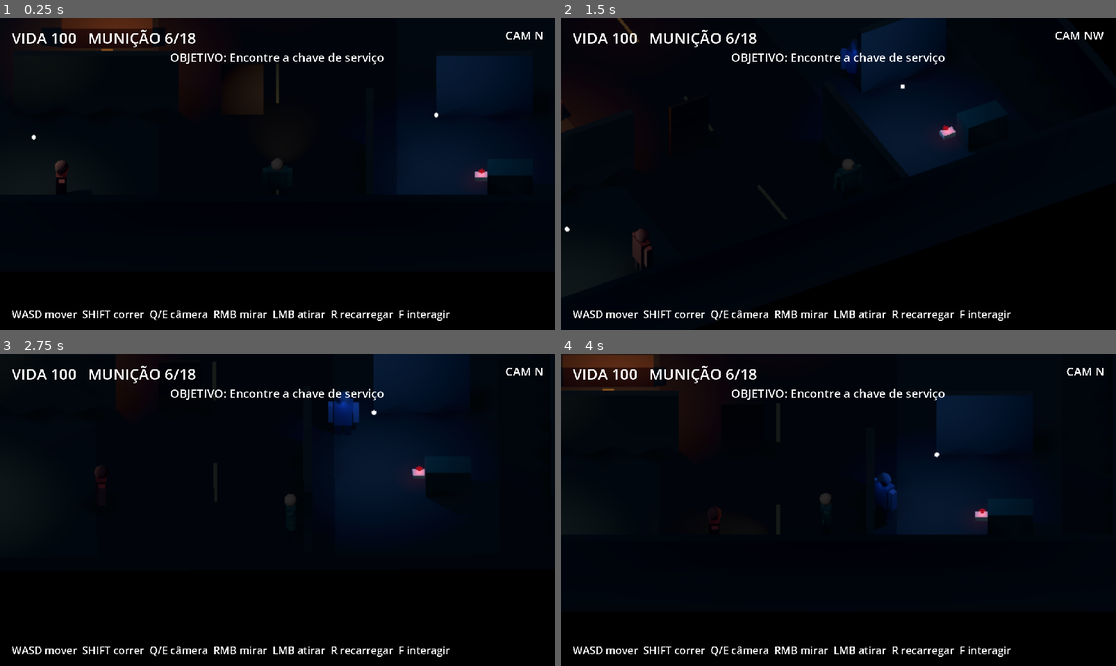
Above: before the commit, frames 1-4 (two rows, left to right).
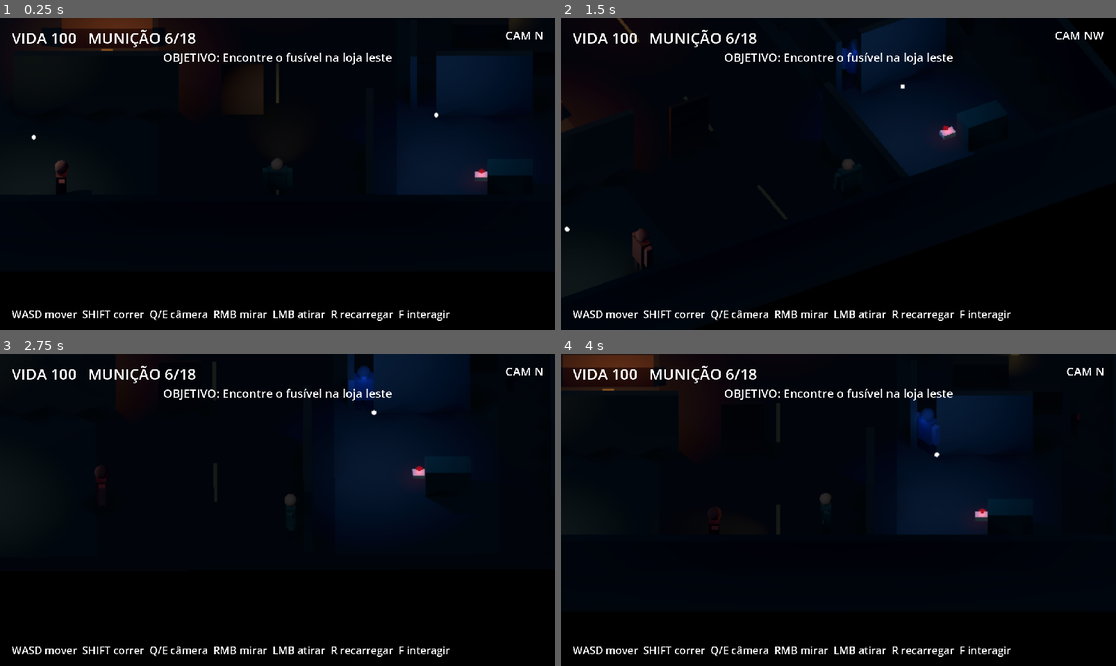
Above: after the commit, the same moments.

Repository: lloupp/night-shift
Game: Godot game, scene res://scenes/main.tscn
Same seed, same stepped clock (60 frames per second), same inputs: the game is played once before the commit and once after it.
Inputs (mouse positions are in pixels of both pictures, inside the frame that each line leads up to):
- Up to frame 1 (0.25 s): no input
- Up to frame 2 (1.5 s): tap Enter at 0.5, 0.6 s; move the mouse to (960, 158) at 0.52 s; hold D 0.53-1.28 s; click (960, 158) at 0.67 s; move the mouse to (727, 189) at 1.27 s; hold S from 1.28 s (still down); tap Q at 1.35 s
- Up to frame 3 (2.75 s): move the mouse to (333, 441) at 2.02 s; release S at 2.03 s; hold D from 2.03 s (still down); tap E at 2.1 s
- Up to frame 4 (4 s): move the mouse to (810, 572) at 2.77 s; release D at 2.78 s; hold W 2.78-3.53 s; tap F at 2.85 s; click (810, 572) at 2.92 s; move the mouse to (1005, 556) at 3.52 s; hold A from 3.53 s (still down); tap R at 3.6 s

The runs differ from the first frame. In frame 1, 0.8% of the frame differs, in the area x 29-94%, y 0-23%; in frame 2, 0.7%; in frame 3, 1.5%, in the area x 29-93%, y 0-23%; in frame 4, 1.4%.

Commit message:
feat: level expansion 06
Add a modular fuse-to-power progression sequence, an east-shop interior, and gated service-key release.

Diff:
--- a/scenes/main.tscn
+++ b/scenes/main.tscn
@@ -1,6 +1,10 @@
-[gd_scene load_steps=2 format=3]
+[gd_scene load_steps=3 format=3]
 
 [ext_resource path="res://scripts/main.gd" type="Script" id="1_main"]
+[ext_resource path="res://scripts/level_expansion_06.gd" type="Script" id="2_progression"]
 
 [node name="Main" type="Node3D"]
 script = ExtResource("1_main")
+
+[node name="LevelExpansion06" type="Node" parent="."]
+script = ExtResource("2_progression")
--- /dev/null
+++ b/scripts/fuse_pickup.gd
@@ -0,0 +1,55 @@
+class_name FusePickup
+extends StaticBody3D
+
+signal collected
+
+@export var key_id := "shop_fuse"
+
+func _ready() -> void:
+	collision_layer = 8
+	collision_mask = 0
+	add_to_group("interactable")
+	_build_visual()
+
+func _build_visual() -> void:
+	var body_mesh := CylinderMesh.new()
+	body_mesh.top_radius = 0.07
+	body_mesh.bottom_radius = 0.07
+	body_mesh.height = 0.30
+	var body_mat := StandardMaterial3D.new()
+	body_mat.albedo_color = Color(0.72, 0.66, 0.45)
+	body_mat.metallic = 0.42
+	body_mat.roughness = 0.44
+	body_mat.emission_enabled = true
+	body_mat.emission = Color(0.14, 0.10, 0.02)
+	body_mat.emission_energy_multiplier = 1.4
+	body_mesh.material = body_mat
+	var body := MeshInstance3D.new()
+	body.mesh = body_mesh
+	body.position.y = 0.19
+	body.rotation_degrees.z = 90.0
+	add_child(body)
+
+	var glow := OmniLight3D.new()
+	glow.position = Vector3(0, 0.28, 0)
+	glow.light_color = Color(0.92, 0.73, 0.28)
+	glow.light_energy = 0.45
+	glow.omni_range = 1.2
+	glow.shadow_enabled = false
+	add_child(glow)
+
+	var shape := BoxShape3D.new()
+	shape.size = Vector3(0.50, 0.38, 0.50)
+	var collision := CollisionShape3D.new()
+	collision.shape = shape
+	collision.position.y = 0.19
+	add_child(collision)
+
+func interact(player: SurvivorPlayer) -> String:
+	player.add_key(key_id)
+	collected.emit()
+	queue_free()
+	return "Fusível encontrado"
+
+func interaction_label() -> String:
+	return "Pegar fusível"
--- /dev/null
+++ b/scripts/level_expansion_06.gd
@@ -0,0 +1,92 @@
+extends Node
+
+const FusePickupClass = preload("res://scripts/fuse_pickup.gd")
+const PowerPanelClass = preload("res://scripts/power_panel.gd")
+const KeyPickupClass = preload("res://scripts/key_pickup.gd")
+
+var level: Node3D
+var player: SurvivorPlayer
+var shop_light: OmniLight3D
+var sequence_active := false
+var power_restored := false
+
+func _ready() -> void:
+	call_deferred("_install_sequence")
+
+func _install_sequence() -> void:
+	level = get_parent() as Node3D
+	if not is_instance_valid(level):
+		return
+	player = level.get_node_or_null("Player") as SurvivorPlayer
+	if not is_instance_valid(player):
+		return
+
+	var original_key := level.get_node_or_null("ServiceKey")
+	if is_instance_valid(original_key):
+		original_key.queue_free()
+
+	_build_east_shop_interior()
+	_spawn_fuse()
+	_spawn_power_panel()
+	_build_shop_light()
+	sequence_active = true
+	level.call("_update_objective", "Encontre o fusível na loja leste")
+
+func _build_east_shop_interior() -> void:
+	level.call("_add_static_box", "EastInteriorWestA", Vector3(0.24, 2.6, 1.9), Vector3(4.8, 1.3, -3.55), Color(0.15, 0.16, 0.16), true)
+	level.call("_add_static_box", "EastInteriorWestB", Vector3(0.24, 2.6, 2.0), Vector3(4.8, 1.3, 0.55), Color(0.15, 0.16, 0.16), true)
+	level.call("_add_static_box", "EastShelfA", Vector3(2.0, 1.15, 0.48), Vector3(7.15, 0.575, -2.15), Color(0.16, 0.13, 0.10), false)
+	level.call("_add_static_box", "EastShelfB", Vector3(1.8, 1.15, 0.48), Vector3(9.15, 0.575, -0.65), Color(0.15, 0.12, 0.095), false)
+	level.call("_add_decor_box", "EastShopFloor", Vector3(5.5, 0.035, 5.5), Vector3(7.65, 0.05, -1.45), Color(0.085, 0.09, 0.09))
+	level.call("_add_decor_box", "EastShopMat", Vector3(1.25, 0.025, 0.75), Vector3(5.45, 0.075, -1.45), Color(0.13, 0.08, 0.07))
+
+func _spawn_fuse() -> void:
+	var fuse: FusePickup = FusePickupClass.new()
+	fuse.name = "ShopFuse"
+	fuse.position = Vector3(8.35, 0.05, -3.55)
+	fuse.collected.connect(_on_fuse_collected)
+	level.add_child(fuse)
+
+func _spawn_power_panel() -> void:
+	var panel: PowerPanel = PowerPanelClass.new()
+	panel.name = "ShopPowerPanel"
+	panel.position = Vector3(10.45, 0.0, 0.55)
+	panel.rotation_degrees.y = -90.0
+	panel.powered.connect(_on_power_restored)
+	level.add_child(panel)
+
+func _build_shop_light() -> void:
+	shop_light = OmniLight3D.new()
+	shop_light.name = "EastShopCeilingLight"
+	shop_light.position = Vector3(7.8, 2.45, -1.6)
+	shop_light.light_color = Color(0.76, 0.88, 0.78)
+	shop_light.light_energy = 0.0
+	shop_light.omni_range = 6.2
+	shop_light.shadow_enabled = true
+	level.add_child(shop_light)
+
+func _on_fuse_collected() -> void:
+	if not sequence_active or power_restored:
+		return
+	level.call("_update_objective", "Instale o fusível no painel elétrico")
+	level.call("_show_message", "O fusível parece intacto")
+
+func _on_power_restored() -> void:
+	if power_restored:
+		return
+	power_restored = true
+	if is_instance_valid(shop_light):
+		shop_light.light_energy = 3.4
+	_spawn_service_key()
+	level.call("_update_objective", "Procure a chave de serviço na loja oeste")
+	level.call("_show_message", "A energia voltou — algo destravou do outro lado")
+
+func _spawn_service_key() -> void:
+	var service_key: KeyPickup = KeyPickupClass.new()
+	service_key.name = "ServiceKey"
+	service_key.position = Vector3(-6.6, 0.05, -3.25)
+	service_key.collected.connect(_on_service_key_collected)
+	level.add_child(service_key)
+
+func _on_service_key_collected(key_id: String) -> void:
+	level.call("_on_key_collected", key_id)
--- /dev/null
+++ b/scripts/power_panel.gd
@@ -0,0 +1,66 @@
+class_name PowerPanel
+extends StaticBody3D
+
+signal powered
+
+@export var required_key := "shop_fuse"
+var is_powered := false
+var indicator: OmniLight3D
+
+func _ready() -> void:
+	collision_layer = 8
+	collision_mask = 0
+	add_to_group("interactable")
+	_build_panel()
+
+func _build_panel() -> void:
+	var case_mesh := BoxMesh.new()
+	case_mesh.size = Vector3(0.72, 1.05, 0.24)
+	var case_mat := StandardMaterial3D.new()
+	case_mat.albedo_color = Color(0.15, 0.17, 0.16)
+	case_mat.metallic = 0.35
+	case_mat.roughness = 0.62
+	case_mesh.material = case_mat
+	var case_visual := MeshInstance3D.new()
+	case_visual.mesh = case_mesh
+	case_visual.position = Vector3(0, 0.72, 0)
+	add_child(case_visual)
+
+	var slot_mesh := BoxMesh.new()
+	slot_mesh.size = Vector3(0.34, 0.18, 0.05)
+	var slot_mat := StandardMaterial3D.new()
+	slot_mat.albedo_color = Color(0.04, 0.045, 0.04)
+	slot_mesh.material = slot_mat
+	var slot := MeshInstance3D.new()
+	slot.mesh = slot_mesh
+	slot.position = Vector3(0, 0.72, -0.145)
+	add_child(slot)
+
+	indicator = OmniLight3D.new()
+	indicator.position = Vector3(0, 1.02, -0.16)
+	indicator.light_color = Color(0.85, 0.10, 0.05)
+	indicator.light_energy = 0.55
+	indicator.omni_range = 1.1
+	indicator.shadow_enabled = false
+	add_child(indicator)
+
+	var shape := BoxShape3D.new()
+	shape.size = Vector3(0.78, 1.10, 0.30)
+	var collision := CollisionShape3D.new()
+	collision.shape = shape
+	collision.position = Vector3(0, 0.72, 0)
+	add_child(collision)
+
+func interact(player: SurvivorPlayer) -> String:
+	if is_powered:
+		return "Energia restaurada"
+	if not player.has_key(required_key):
+		return "Painel sem fusível"
+	is_powered = true
+	indicator.light_color = Color(0.14, 1.0, 0.35)
+	indicator.light_energy = 1.0
+	powered.emit()
+	return "Energia restaurada"
+
+func interaction_label() -> String:
+	return "Painel energizado" if is_powered else "Examinar painel elétrico"
Not shown, added: docs/LEVEL_EXPANSION_06.md
